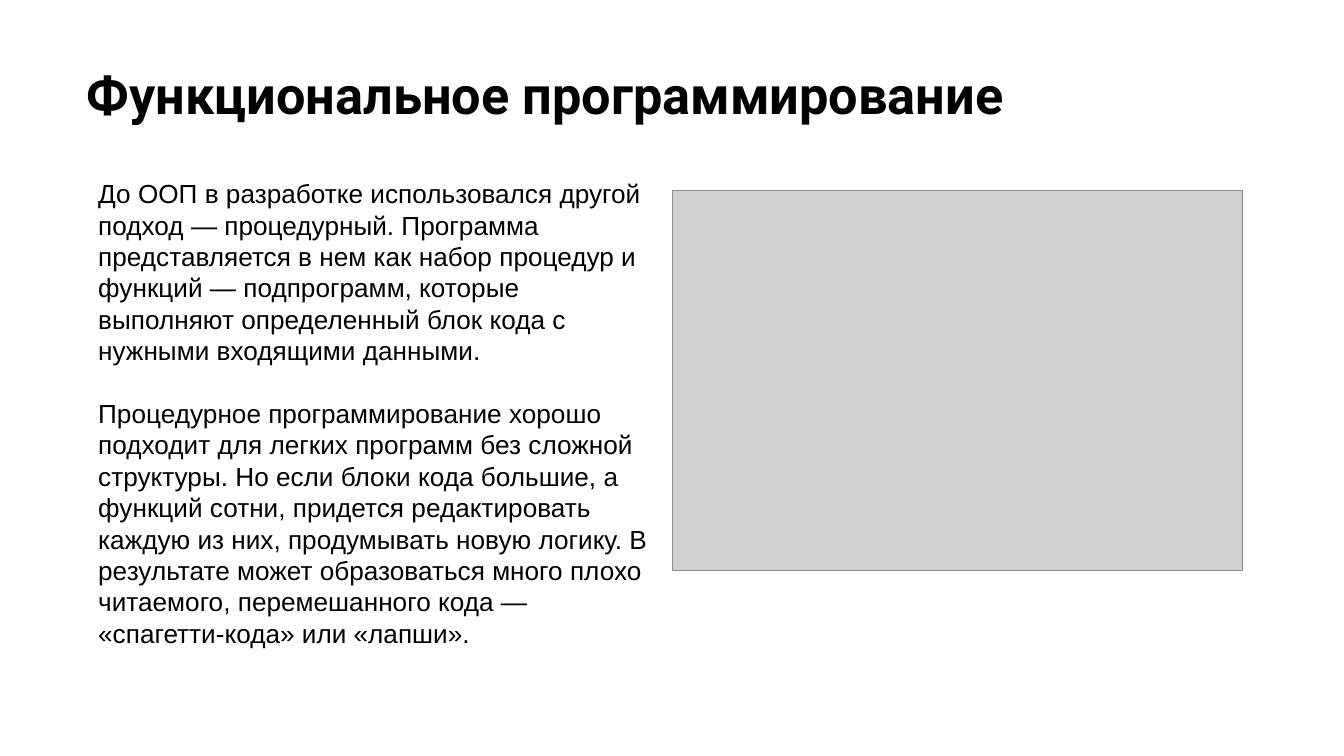
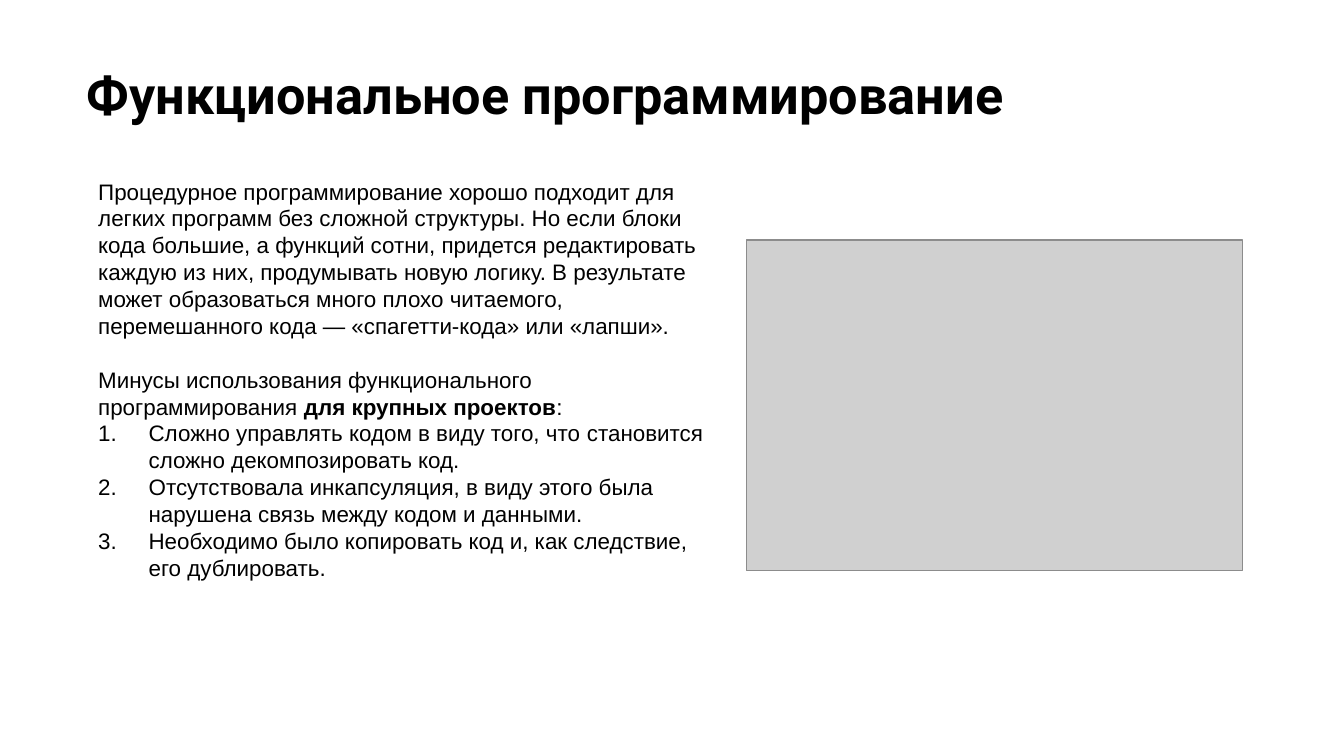
Before and after one commit to NilovPavel/OOP, a slide deck: slide 10 of ООПp.1.pptx (slide 9 before the commit). Drawn at 1344x756 pixels with LibreOffice and Linux fonts; fonts in the diff are those of the drawing; grey boxes stand for pictures; background and template pictures are left out. Boxes give left, top, right and bottom in pixels: in the first picture for what was removed or moved away, otherwise in the second. Text is boxed around its words. In the diff, an @@ line names an element or a change of style, - is before the commit and + after.

```diff
--- a/ООПp.1.pptx
+++ b/ООПp.1.pptx
@@ text at <box>98,183,641,366</box>: paragraph removed @@
-До ООП в разработке использовался другой подход — процедурный. Программа представляется в нем как набор процедур и функций — подпрограмм, которые выполняют определенный блок кода с нужными входящими данными.
@@ text at <box>98,184,696,339</box>: size 14 to 12 pt in "Процедурное программирование хорошо подходит для легких прог ..." @@
@@ picture: place and size @@
-picture at <box>672,191,1242,571</box>
+picture at <box>746,241,1242,571</box>
@@ text at <box>98,371,703,581</box>: paragraphs added @@
+Минусы использования функционального программирования для крупных проектов:
+1. Сложно управлять кодом в виду того, что становится сложно декомпозировать код.
+2. Отсутствовала инкапсуляция, в виду этого была нарушена связь между кодом и данными.
+3. Необходимо было копировать код и, как следствие, его дублировать.
```
Also in this commit, not shown: 1 other slide changed, 1 other file.
